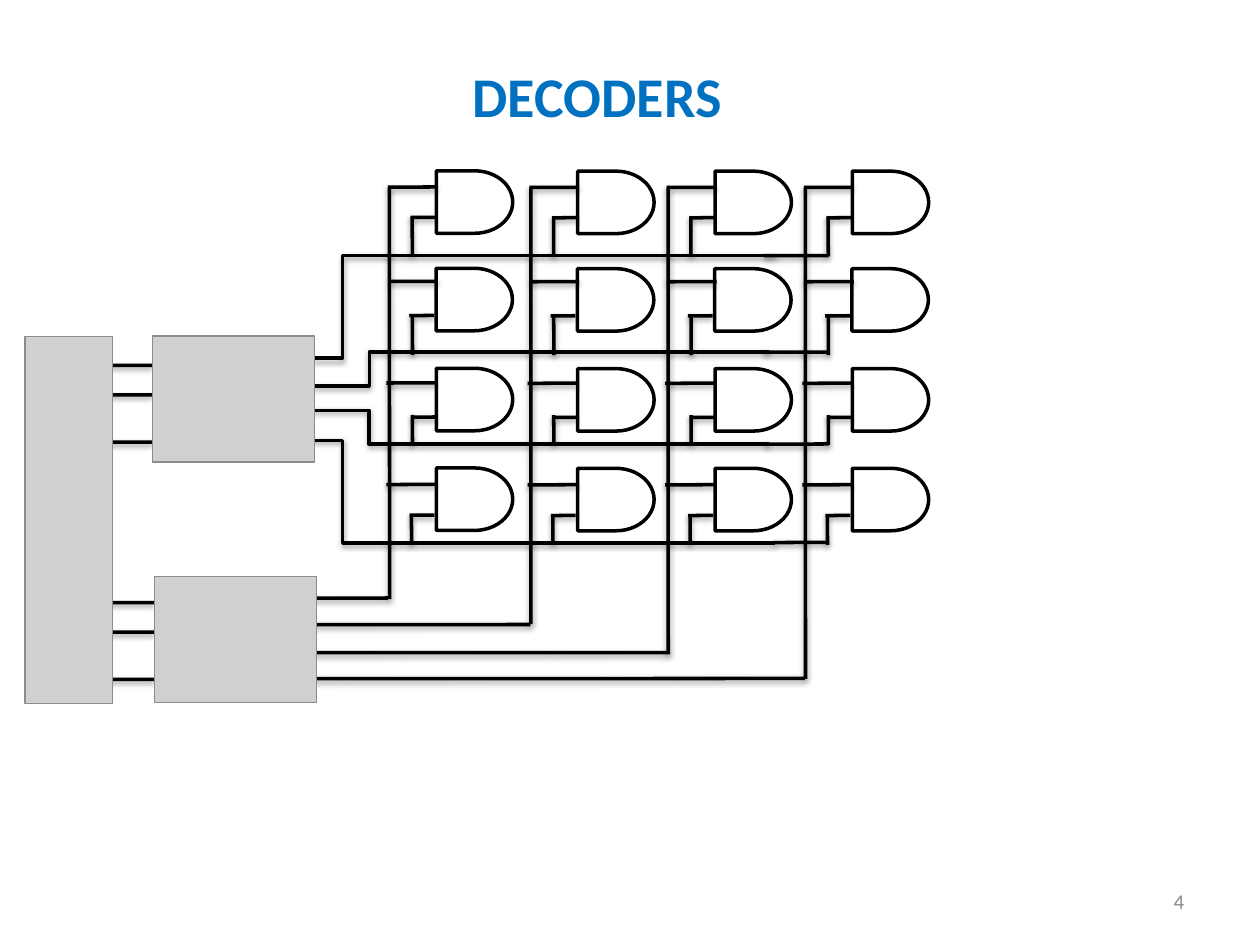
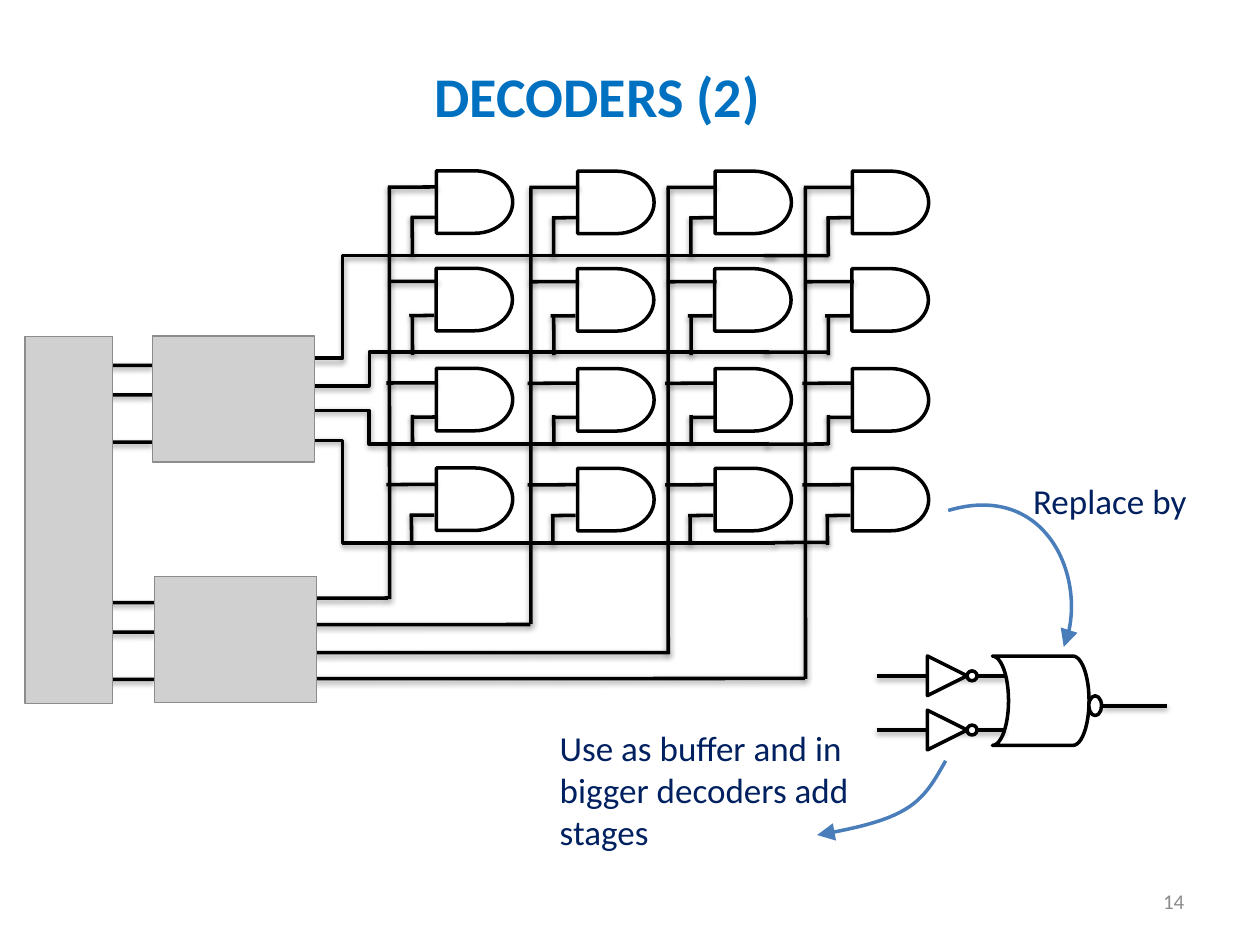
Before and after one commit to alexander-standaert/Thesis-Design-of-RRam, a slide deck: slide 14 of Design/ArchitectureDesign/fig/memory_architecture2.pptx (slide 4 before the commit). Drawn at 1260x945 pixels with LibreOffice and Linux fonts; fonts in the diff are those of the drawing; grey boxes stand for pictures. Boxes give left, top, right and bottom in pixels: in the first picture for what was removed or moved away, otherwise in the second. Text is boxed around its words. In the diff, an @@ line names an element or a change of style, - is before the commit and + after.

Commit message:
architecture analysis + ref update + buffer update

```diff
--- a/Design/ArchitectureDesign/fig/memory_architecture2.pptx
+++ b/Design/ArchitectureDesign/fig/memory_architecture2.pptx
@@ text at [435, 75, 759, 126]: text changed @@
-DECODERS
+DECODERS (2)
@@ freeform shape added at [949, 483, 1091, 648], outline #4B7EBC 2 pt @@
@@ text added at [1033, 489, 1186, 523], 20 pt, text #002060 @@
+Replace by
@@ triangle added at [927, 656, 966, 696], fill #FFFFFF, outline #000000 2 pt @@
@@ flow chart online storage added at [993, 656, 1090, 746], fill #FFFFFF, outline #000000 2 pt @@
@@ line added from (877, 677) to (1005, 677), #000000 2 pt @@
@@ ellipse added at [968, 670, 978, 680], fill #FFFFFF, outline #000000 2 pt @@
@@ triangle added at [927, 711, 966, 750], fill #FFFFFF, outline #000000 2 pt @@
@@ ellipse added at [1089, 696, 1101, 716], fill #FFFFFF, outline #000000 2 pt @@
@@ line added from (1102, 706) to (1167, 706), #000000 2 pt @@
@@ text added at [560, 736, 849, 851], 20 pt, text #002060 @@
+Use as buffer and in bigger decoders add stages
@@ line added from (877, 731) to (1005, 731), #000000 2 pt @@
@@ ellipse added at [968, 726, 978, 736], fill #FFFFFF, outline #000000 2 pt @@
@@ freeform shape added at [816, 761, 945, 835], outline #4B7EBC 2 pt @@
@@ page number at [1163, 895, 1184, 909]: text changed @@
-4
+14
```
Also in this commit, not shown: 3 other slides changed, 13 slides added, 8 slides removed, 20 other files.
